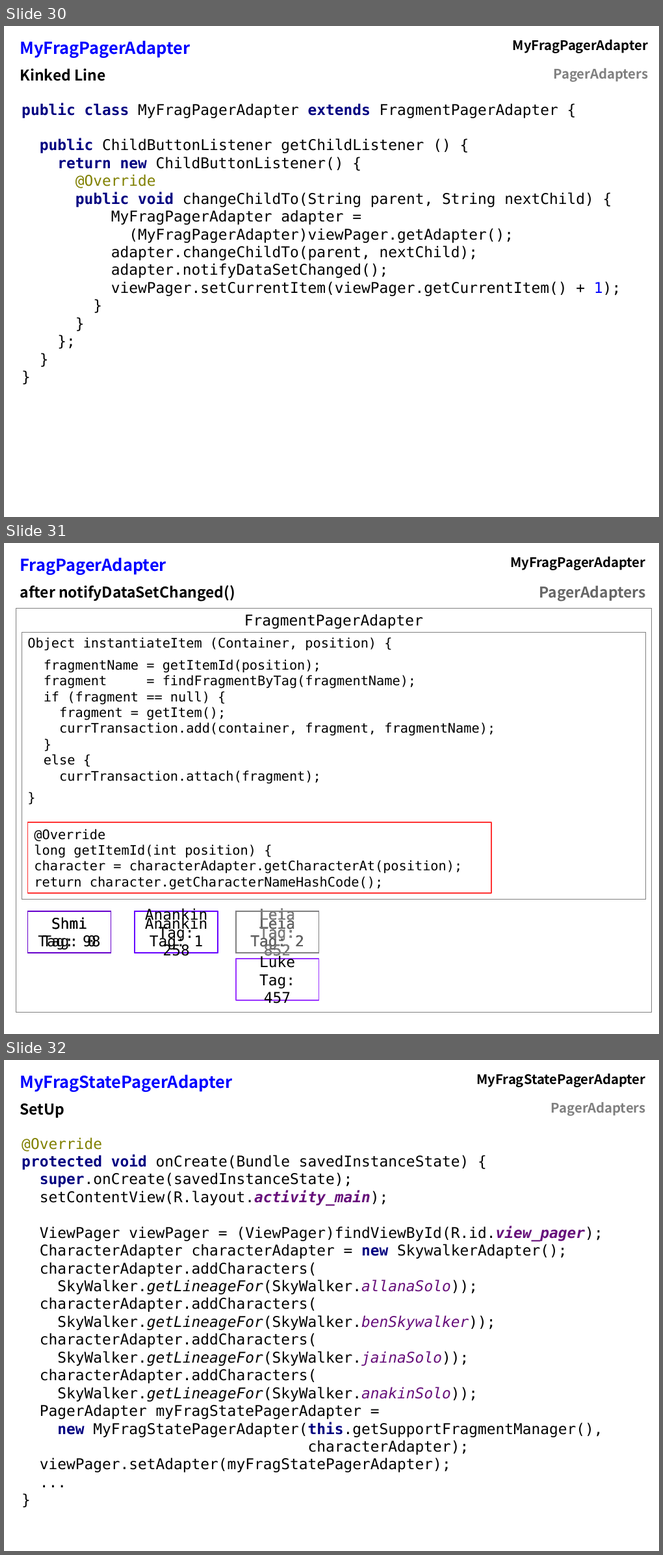
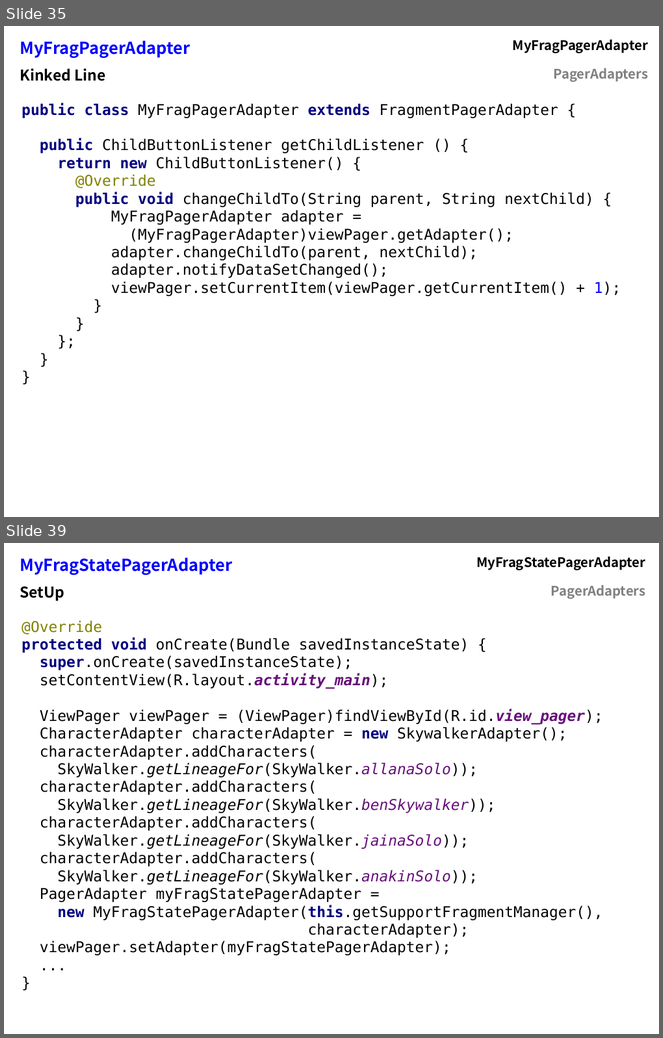
Before and after one commit to flocela/PagerAdaptersHandouts, a slide deck: PagerAdapterPresentation.odp. Shown one above the other, each under a label of ours: slides 30, 31 and 32 before the commit, slides 35 and 39 after it; the slides between them are not shown. The pictures are 663x1555 and 663x1038 pixels, drawn with LibreOffice and Linux fonts; fonts in the diff are those of the drawing. Boxes give left, top, right and bottom in pixels: in the first picture for what was removed or moved away, otherwise in the second. Text is boxed around its words. In the diff, an @@ line names an element or a change of style, - is before the commit and + after.

```diff
--- a/PagerAdapterPresentation.odp
+++ b/PagerAdapterPresentation.odp
@@ slide 31 removed at box(4, 543, 659, 1034), background #FFFFFF @@
@@ table removed at box(14, 549, 652, 604), 2 rows, 2 columns @@
-FragPagerAdapter | MyFragPagerAdapter
-after notifyDataSetChanged() | PagerAdapters
@@ text removed at box(27, 585, 298, 594) @@
-MyPlainPagerAdapter - activity_main.xml
@@ rectangle removed at box(16, 609, 652, 1013) @@
-FragmentPagerAdapter
@@ rectangle removed at box(22, 632, 646, 900) @@
-Object instantiateItem (Container, position) {
-fragmentName = getItemId(position);
-fragment = findFragmentByTag(fragmentName);
-if (fragment == null) {
-fragment = getItem();
-currTransaction.add(container, fragment, fragmentName);
-}
-else {
-currTransaction.attach(fragment);
-}
-long getItemId(int position) {
-return position;
-}
@@ rectangle removed at box(28, 823, 492, 894) @@
-@Override
-long getItemId(int position) {
-character = characterAdapter.getCharacterAt(position);
-return character.getCharacterNameHashCode();
@@ rectangle removed at box(28, 912, 111, 953) @@
-Shmi
-Tag: 0
@@ rectangle removed at box(28, 912, 111, 953) @@
-Shmi
-Tag: 98
@@ rectangle removed at box(135, 912, 218, 953) @@
-Anankin
-Tag: 1
@@ rectangle removed at box(135, 912, 218, 953) @@
-Anankin
-Tag: 258
@@ rectangle removed at box(236, 912, 319, 953) @@
-Leia
-Tag: 2
@@ rectangle removed at box(236, 912, 319, 953) @@
-Leia
-Tag: 2
@@ rectangle removed at box(236, 912, 319, 953) @@
-Leia
-Tag: 852
@@ rectangle removed at box(236, 912, 319, 953) @@
-Leia
-Tag: 852
@@ rectangle removed at box(236, 959, 319, 1001) @@
-Luke
-Tag: 457
@@ what was slide 30 is now slide 35 @@
@@ what was slide 32 is now slide 39 @@
```
Also in this commit, not shown: 10 slides changed, 8 slides added, 1 other file.
